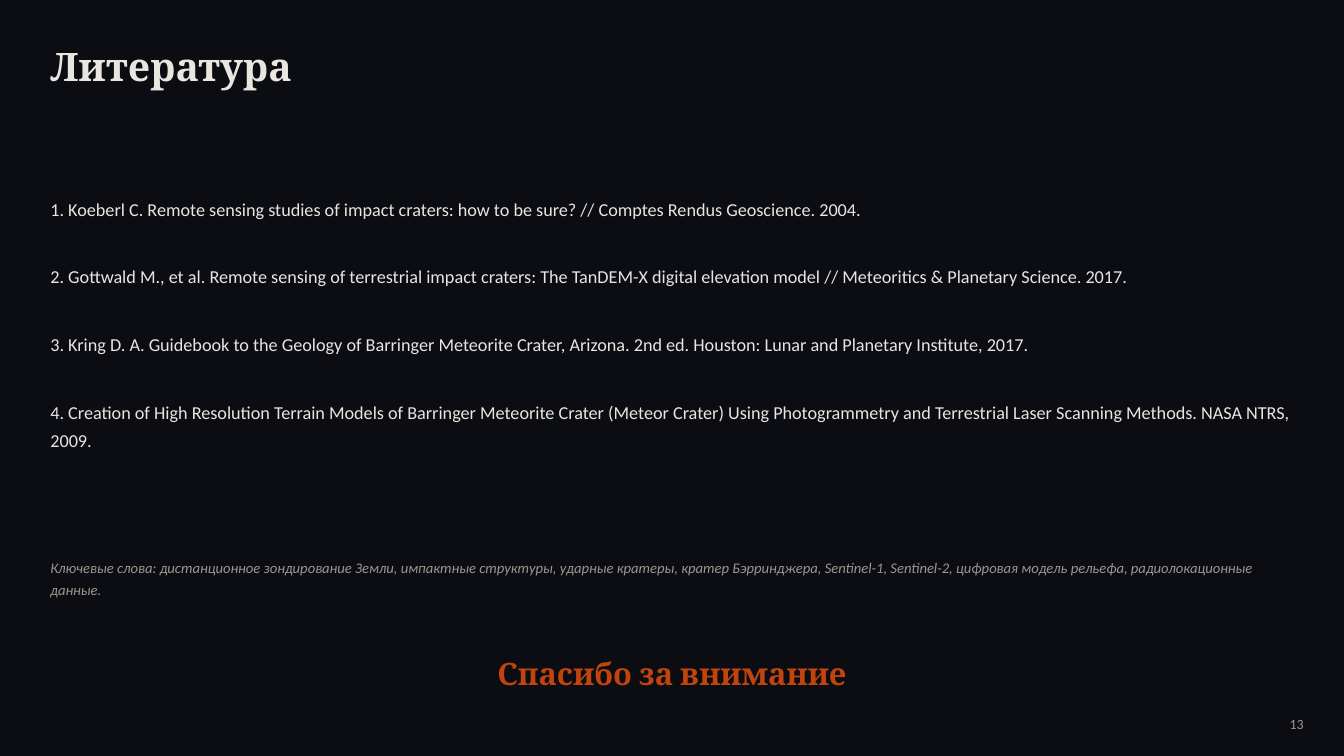
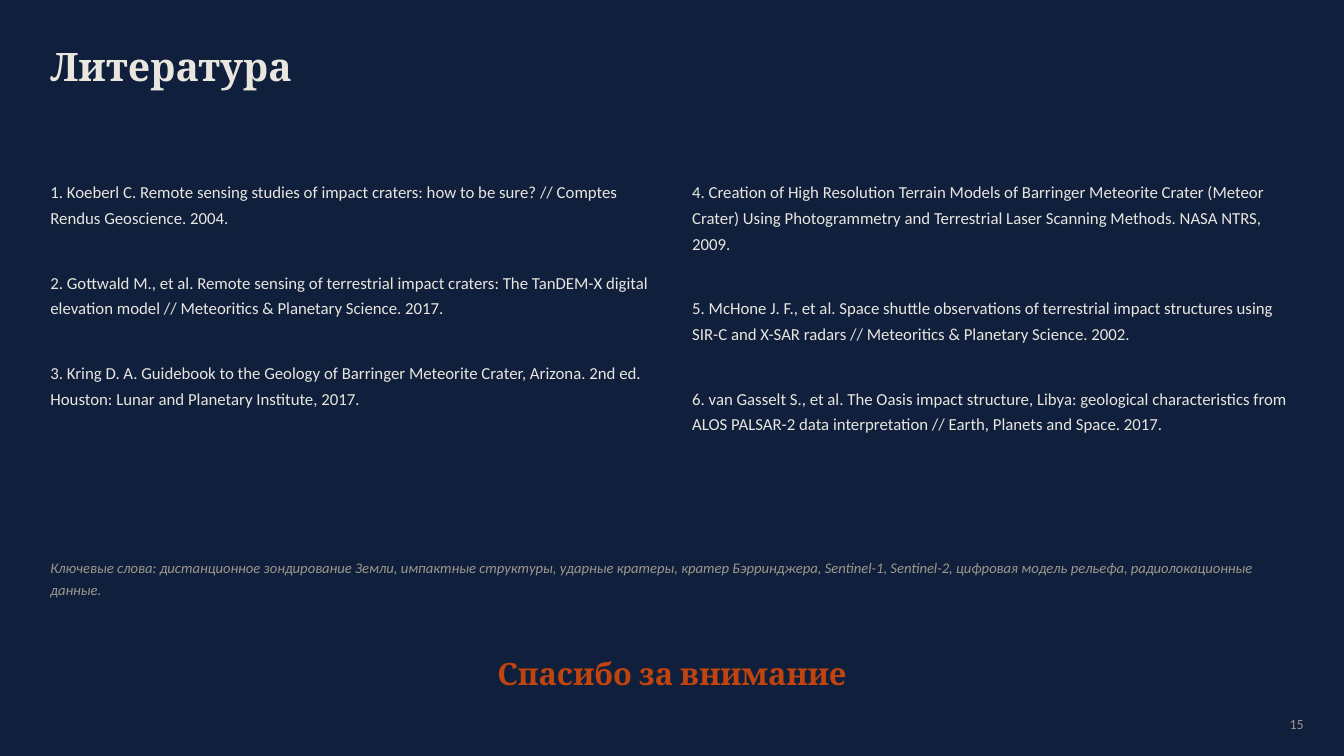
Before and after one commit to oterma19/craters-remote, a slide deck: slide 15 of crater_presentation.pptx (slide 13 before the commit). Drawn at 1344x756 pixels with LibreOffice and Linux fonts; fonts in the diff are those of the drawing. Boxes give left, top, right and bottom in pixels: in the first picture for what was removed or moved away, otherwise in the second. Text is boxed around its words. In the diff, an @@ line names an element or a change of style, - is before the commit and + after.

```diff
--- a/crater_presentation.pptx
+++ b/crater_presentation.pptx
@@ background #0B0D13 to #10203C @@
@@ text "1. Koeberl C. Remote sensing ...": place and size @@
-text "1. Koeberl C. Remote sensing ..." at [50,203,1289,447]
+text "1. Koeberl C. Remote sensing ..." at [50,186,648,408]
@@ text "1. Koeberl C. Remote sensing ..." at [50,186,648,408]: size 13 to 12 pt; line spacing 1.3 to 1.28 @@
@@ text added at [692,186,1286,433], 12 pt, text #E8E6DF @@
+4. Creation of High Resolution Terrain Models of Barringer Meteorite Crater (Meteor Crater) Using Photogrammetry and Terrestrial Laser Scanning Methods. NASA NTRS, 2009.
+5. McHone J. F., et al. Space shuttle observations of terrestrial impact structures using SIR-C and X-SAR radars // Meteoritics & Planetary Science. 2002.
+6. van Gasselt S., et al. The Oasis impact structure, Libya: geological characteristics from ALOS PALSAR-2 data interpretation // Earth, Planets and Space. 2017.
@@ text at [50,406,1289,447]: paragraph removed @@
-4. Creation of High Resolution Terrain Models of Barringer Meteorite Crater (Meteor Crater) Using Photogrammetry and Terrestrial Laser Scanning Methods. NASA NTRS, 2009.
@@ text at [1290,720,1304,729]: text changed @@
-13
+15
```
Also in this commit, not shown: 12 other slides changed, 2 slides added, 11 other files.
